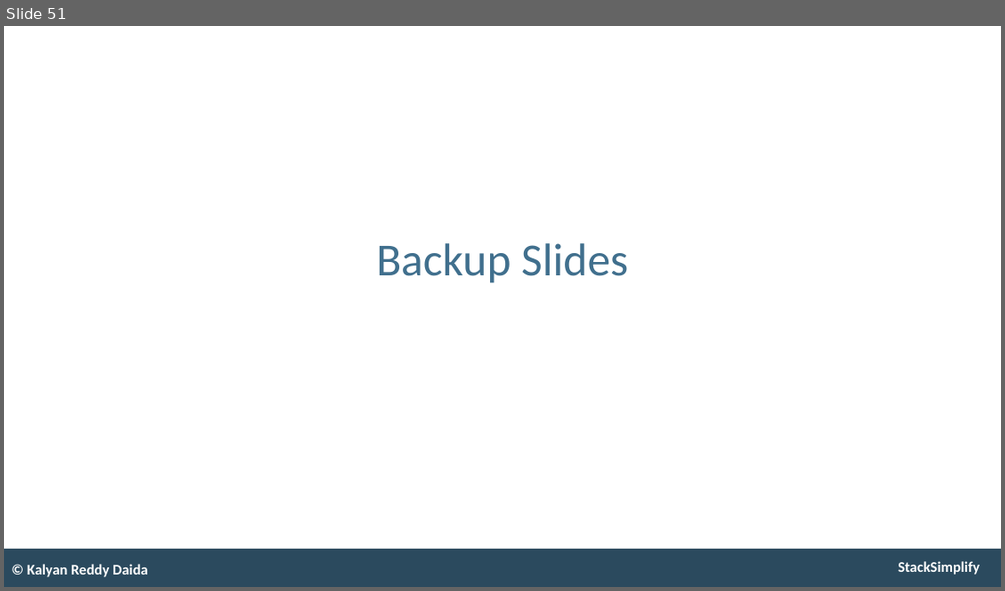
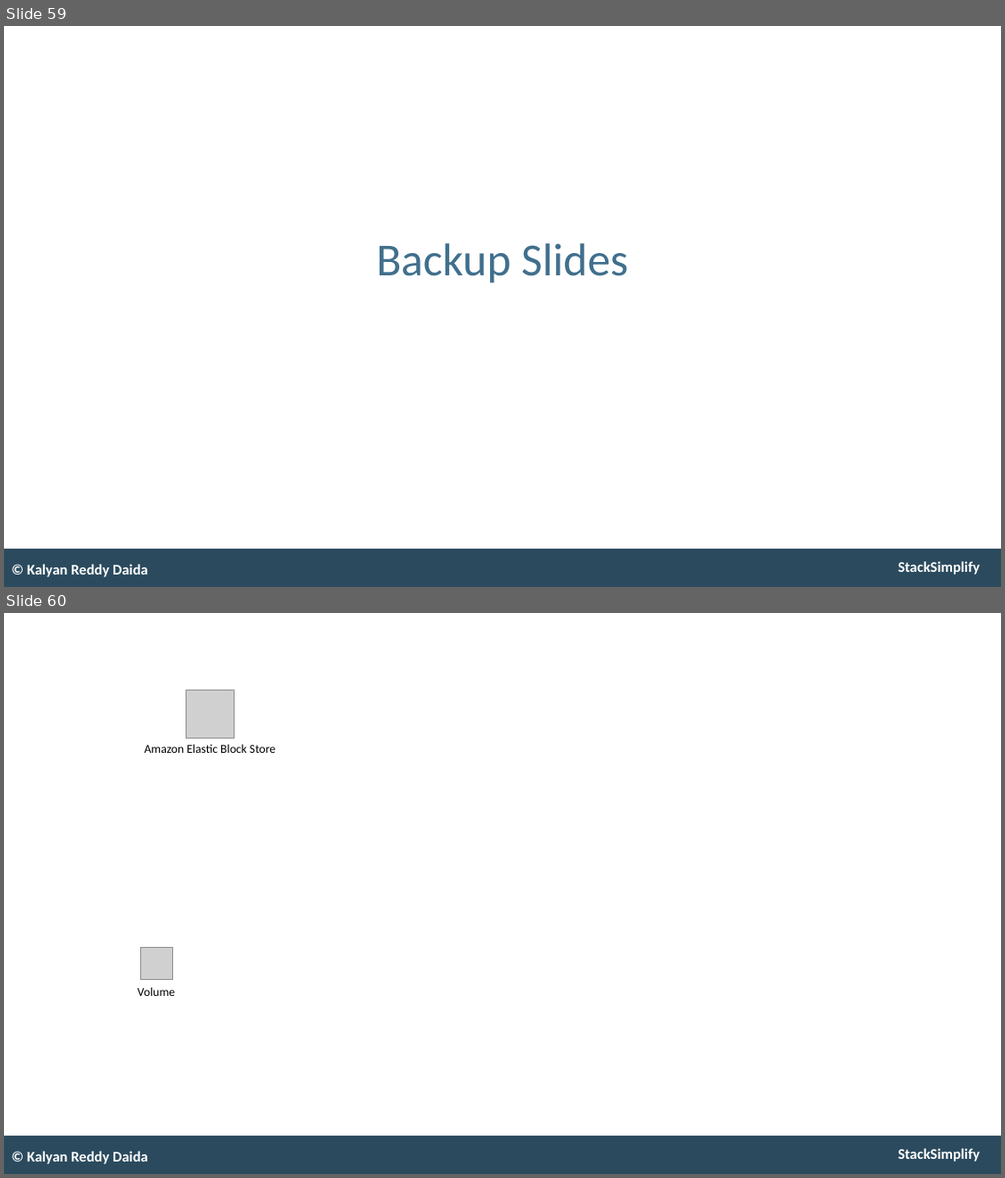
Before and after one commit to stacksimplify/aws-eks-kubernetes-masterclass, a slide deck: presentation/AWS-Fargate-and-EKS-Masterclass.pptx. Shown one above the other, each under a label of ours: slide 51 before the commit, slides 59 and 60 after it. The pictures are 1005x591 and 1005x1178 pixels, drawn with LibreOffice and Linux fonts; fonts in the diff are those of the drawing; grey boxes stand for pictures. Boxes give left, top, right and bottom in pixels: in the first picture for what was removed or moved away, otherwise in the second. Text is boxed around its words. In the diff, an @@ line names an element or a change of style, - is before the commit and + after.

```diff
--- a/presentation/AWS-Fargate-and-EKS-Masterclass.pptx
+++ b/presentation/AWS-Fargate-and-EKS-Masterclass.pptx
@@ slide 60 added at [4, 613, 1001, 1174], background #FFFFFF; not listed: 2 template elements that a slide beside it also shows @@
@@ picture added at [186, 690, 235, 738] @@
@@ text added at [145, 744, 275, 753], 14 pt, text #000000 @@
+Amazon Elastic Block Store
@@ picture added at [140, 947, 172, 979] @@
@@ text added at [138, 987, 175, 996], 14 pt, text #000000 @@
+Volume
@@ text added at [27, 1151, 148, 1164], 17 pt, text #FFFFFF, bold @@
+© Kalyan Reddy Daida
@@ what was slide 51 is now slide 59 @@
```
Also in this commit, not shown: 9 other slides added, 3 other files.
